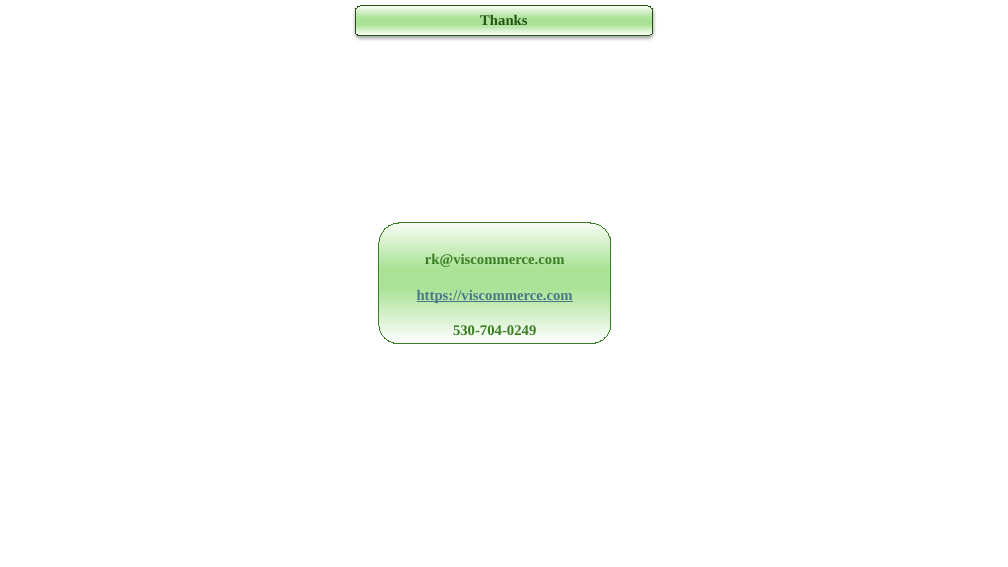
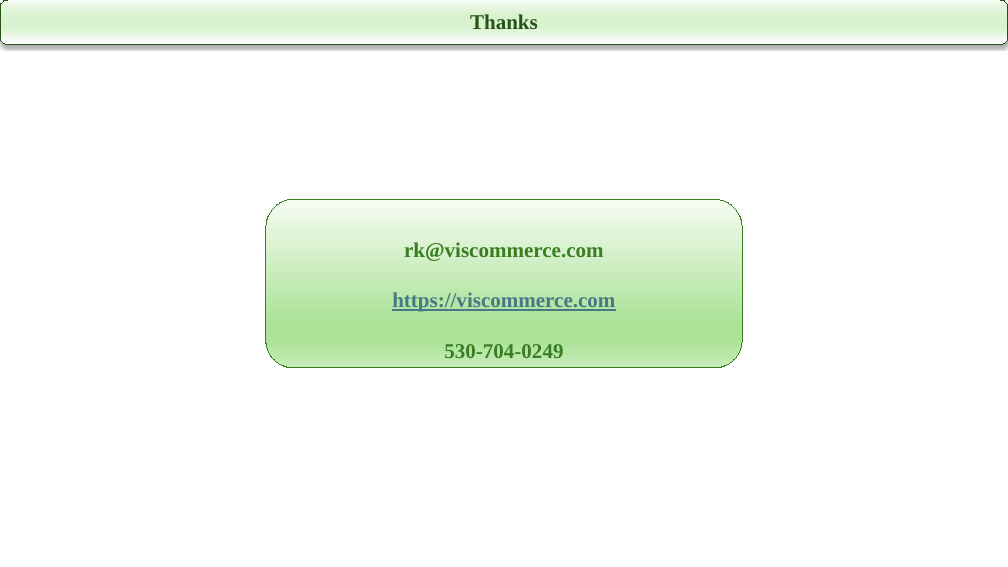
Before and after one commit to rktumuluri63/VC_RK_Investment, a slide deck: slide 14 of Agenda/Girish_Rishi_VisCommerce.pptx (slide 13 before the commit). Drawn at 1008x567 pixels with LibreOffice and Linux fonts; fonts in the diff are those of the drawing. Boxes give left, top, right and bottom in pixels: in the first picture for what was removed or moved away, otherwise in the second. Text is boxed around its words. In the diff, an @@ line names an element or a change of style, - is before the commit and + after.

```diff
--- a/Agenda/Girish_Rishi_VisCommerce.pptx
+++ b/Agenda/Girish_Rishi_VisCommerce.pptx
@@ rounded rectangle "Thanks": place and size @@
-rounded rectangle "Thanks" at box(355, 6, 653, 36)
+rounded rectangle "Thanks" at box(0, 0, 1008, 45)
@@ rounded rectangle "Thanks" at box(0, 0, 1008, 45): size 14 to 20 pt; fill gradient #F6FCF3 to #AAE296 to #FFFFFF to gradient #F6FCF3 to #D9F2D0 to #FFFFFF @@
@@ rounded rectangle "rk@viscommerce.com": place and size @@
-rounded rectangle "rk@viscommerce.com" at box(379, 223, 611, 344)
+rounded rectangle "rk@viscommerce.com" at box(266, 199, 743, 368)
@@ rounded rectangle "rk@viscommerce.com" at box(266, 199, 743, 368): size 14 to 20 pt; fill gradient #F6FCF3 to #AAE296 to #FFFFFF to gradient #F6FCF3 to #AAE296 to #C7ECB9 @@
```
Also in this commit, not shown: 7 other slides changed, 6 slides added, 5 slides removed.
